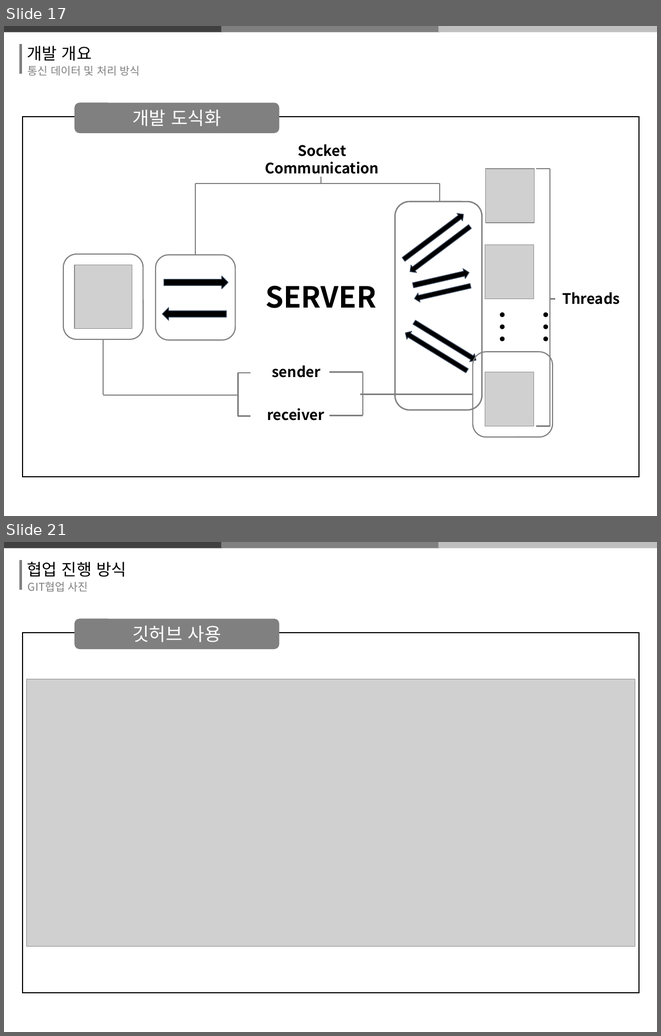
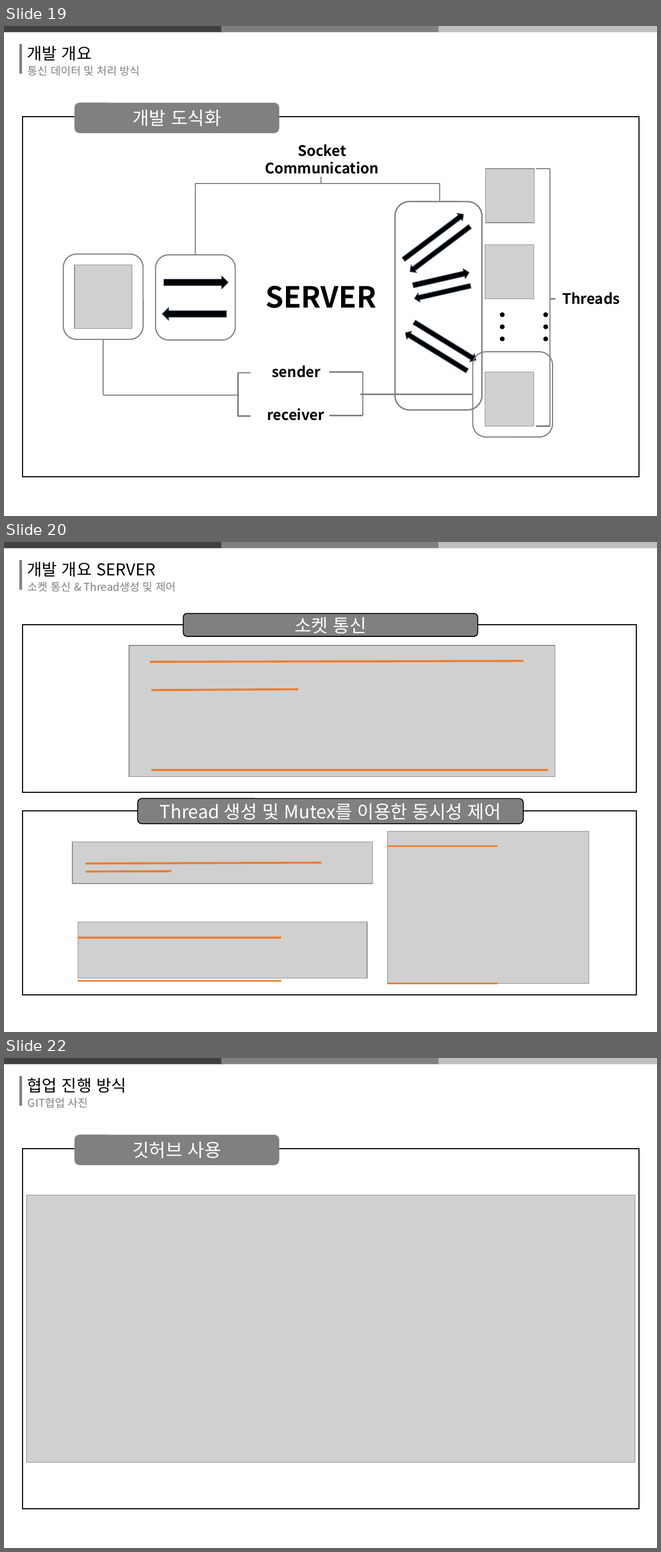
Before and after one commit to thrk941106/2018system_programming, a slide deck: 시프ppt 제작중.pptx. Shown one above the other, each under a label of ours: slides 17 and 21 before the commit, slides 19, 20 and 22 after it; the slides between them are not shown. The pictures are 661x1036 and 661x1552 pixels, drawn with LibreOffice and Linux fonts; fonts in the diff are those of the drawing; grey boxes stand for pictures. Boxes give left, top, right and bottom in pixels: in the first picture for what was removed or moved away, otherwise in the second. Text is boxed around its words. In the diff, an @@ line names an element or a change of style, - is before the commit and + after.

```diff
--- a/시프ppt 제작중.pptx
+++ b/시프ppt 제작중.pptx
@@ slide 20 added at bbox=[4, 542, 657, 1032], background #FFFFFF @@
@@ freeform shape added at bbox=[4, 542, 223, 548], fill #404040 @@
@@ freeform shape added at bbox=[221, 542, 440, 548], fill #808080 @@
@@ freeform shape added at bbox=[438, 542, 657, 548], fill #BFBFBF @@
@@ freeform shape added at bbox=[21, 559, 21, 590], outline #808080 3.14 pt @@
@@ text added at bbox=[27, 562, 156, 577], 18 pt, text #000000 @@
+개발 개요 SERVER
@@ text added at bbox=[28, 582, 176, 592], 12 pt, text #808080 @@
+소켓 통신 & Thread생성 및 제어
@@ rounded rectangle added at bbox=[183, 613, 477, 636], fill #808080, outline #000000 1 pt, 20 pt, text #FFFFFF @@
+소켓 통신
@@ rectangle added at bbox=[23, 625, 637, 792], outline #000000 1.25 pt @@
@@ picture added at bbox=[130, 645, 555, 776] @@
@@ line added from (150, 661) to (523, 661), #ED7D31 2.25 pt @@
@@ line added from (151, 690) to (299, 689), #ED7D31 2.25 pt @@
@@ line added from (151, 770) to (548, 770), #ED7D31 2.25 pt @@
@@ rectangle added at bbox=[23, 811, 637, 995], outline #000000 1.25 pt @@
@@ rounded rectangle added at bbox=[138, 799, 524, 824], fill #808080, outline #000000 1 pt, 20 pt, text #FFFFFF @@
+Thread 생성 및 Mutex를 이용한 동시성 제어
@@ picture added at bbox=[72, 841, 373, 883] @@
@@ picture added at bbox=[387, 831, 589, 983] @@
@@ line added from (387, 846) to (497, 846), #ED7D31 2.25 pt @@
@@ line added from (86, 863) to (321, 863), #ED7D31 2.25 pt @@
@@ line added from (86, 871) to (171, 871), #ED7D31 2.25 pt @@
@@ picture added at bbox=[78, 922, 367, 978] @@
@@ line added from (78, 938) to (281, 938), #ED7D31 2.25 pt @@
@@ line added from (78, 981) to (281, 981), #ED7D31 2.25 pt @@
@@ line added from (387, 983) to (497, 983), #ED7D31 2.25 pt @@
@@ what was slide 17 is now slide 19 @@
@@ what was slide 21 is now slide 22 @@
```
Also in this commit, not shown: 4 slides changed, 3 other slides added, 5 slides removed.
